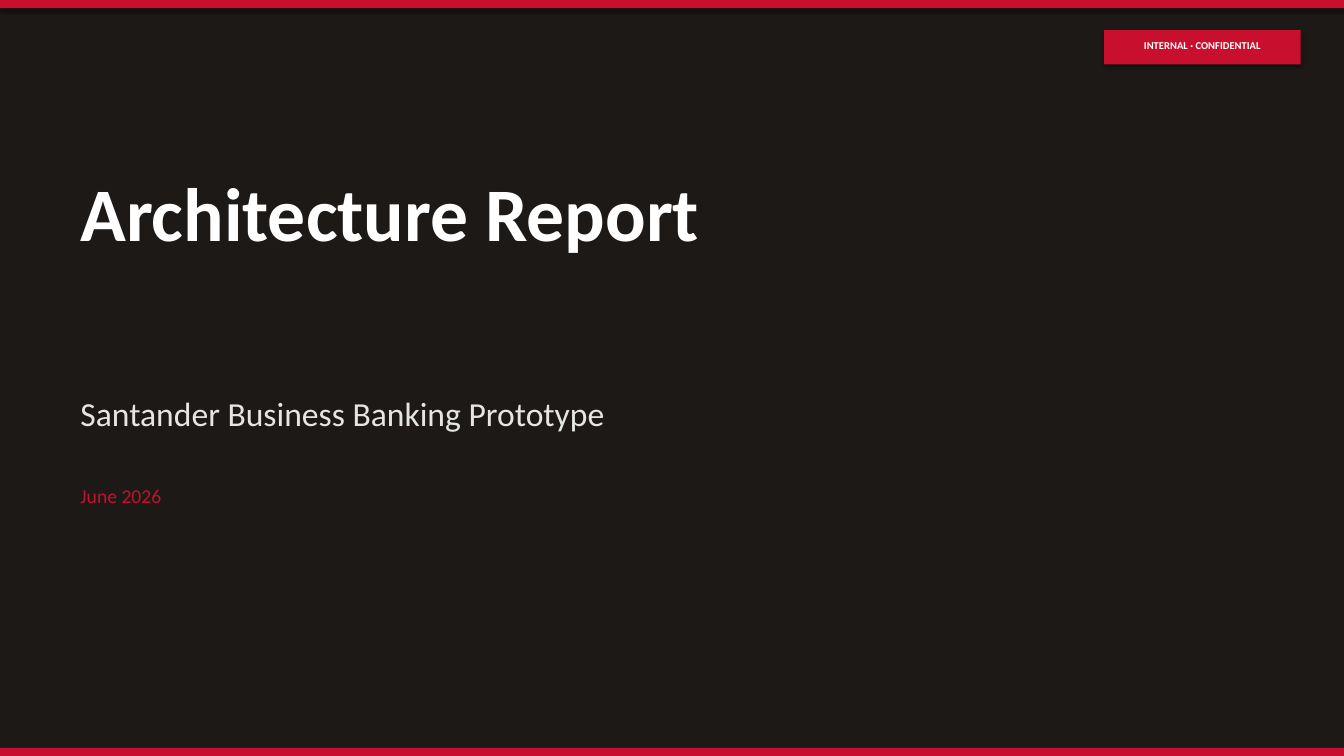
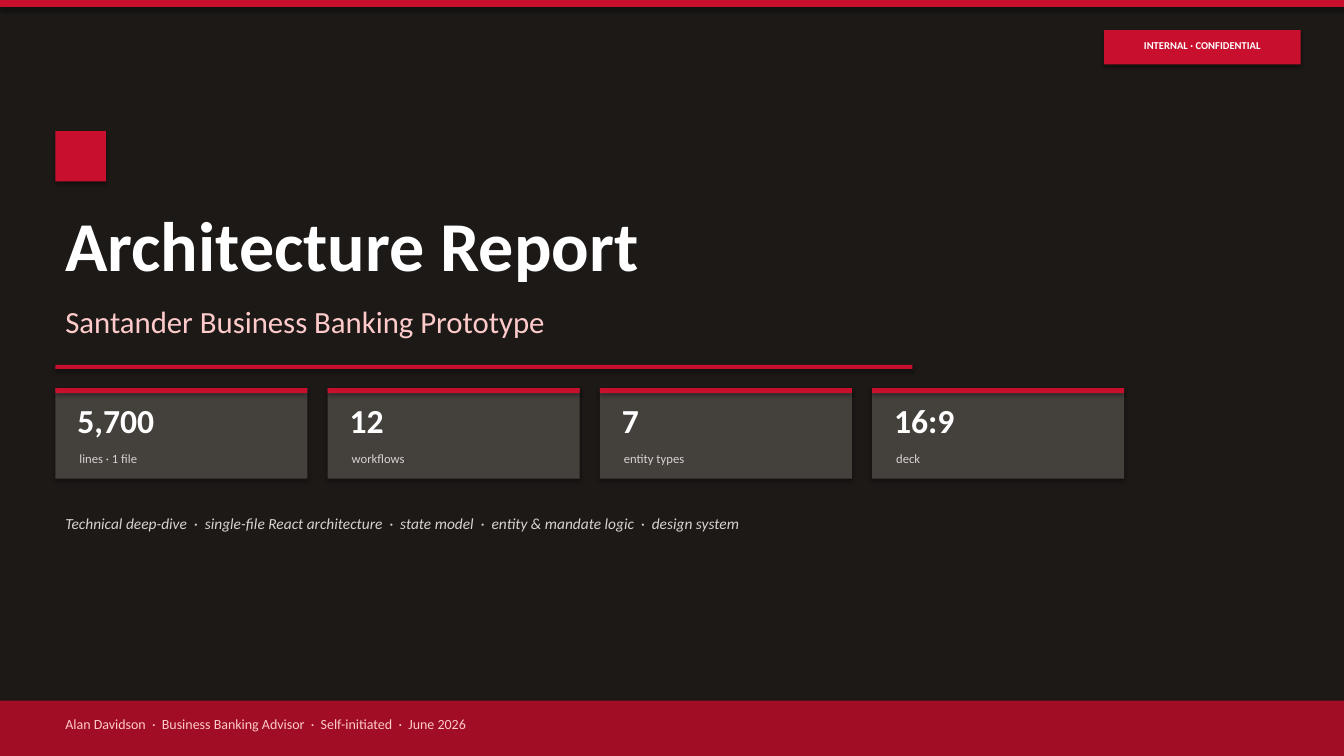
Before and after one commit to imscots-ui/santander, a slide deck: slide 1 of Santander_Architecture.pptx. Drawn at 1344x756 pixels with LibreOffice and Linux fonts; fonts in the diff are those of the drawing. Boxes give left, top, right and bottom in pixels: in the first picture for what was removed or moved away, otherwise in the second. Text is boxed around its words. In the diff, an @@ line names an element or a change of style, - is before the commit and + after.

```diff
--- a/Santander_Architecture.pptx
+++ b/Santander_Architecture.pptx
@@ background #1C1917 to #FFFFFF @@
@@ rectangle added at box(0, 0, 1344, 756), fill #1C1917 @@
@@ rectangle added at box(55, 131, 106, 181), fill #C8102E @@
@@ text "Architecture Report": place and size @@
-text "Architecture Report" at box(80, 188, 699, 253)
+text "Architecture Report" at box(65, 222, 639, 282)
@@ text "Architecture Report" at box(65, 222, 639, 282): size 54 to 50 pt @@
@@ text "Santander Business Banking Prototype": place and size @@
-text "Santander Business Banking Prototype" at box(80, 402, 605, 432)
+text "Santander Business Banking Prototype" at box(65, 311, 544, 339)
@@ text "Santander Business Banking Prototype" at box(65, 311, 544, 339): size 24 to 22 pt, text colour #E5E5E4 to #FECACA @@
@@ rectangle added at box(55, 365, 912, 369), fill #C8102E @@
@@ rectangle added at box(55, 388, 308, 479), fill #44403C @@
@@ rectangle added at box(55, 388, 308, 393), fill #C8102E @@
@@ rectangle added at box(328, 388, 580, 479), fill #44403C @@
@@ rectangle added at box(328, 388, 580, 393), fill #C8102E @@
@@ rectangle added at box(600, 388, 852, 479), fill #44403C @@
@@ rectangle added at box(600, 388, 852, 393), fill #C8102E @@
@@ rectangle added at box(872, 388, 1124, 479), fill #44403C @@
@@ rectangle added at box(872, 388, 1124, 393), fill #C8102E @@
@@ text added at box(77, 411, 154, 438), 24 pt, text #FFFFFF, bold @@
+5,700
@@ text added at box(350, 411, 384, 433), 24 pt, text #FFFFFF, bold @@
+12
@@ text added at box(622, 411, 639, 433), 24 pt, text #FFFFFF, bold @@
+7
@@ text added at box(894, 410, 954, 434), 24 pt, text #FFFFFF, bold @@
+16:9
@@ text added at box(79, 454, 137, 463), 9 pt, text #D6D3D1 @@
+lines · 1 file
@@ text added at box(352, 454, 405, 463), 9 pt, text #D6D3D1 @@
+workflows
@@ text added at box(624, 454, 684, 465), 9 pt, text #D6D3D1 @@
+entity types
@@ text added at box(896, 454, 920, 463), 9 pt, text #D6D3D1 @@
+deck
@@ text removed at box(80, 490, 162, 503) @@
-June 2026
@@ text added at box(65, 518, 739, 532), 11 pt, text #D6D3D1, italic @@
+Technical deep-dive · single-file React architecture · state model · entity & mandate logic · design system
@@ rectangle: place and size @@
-rectangle at box(0, 748, 1344, 756)
+rectangle at box(0, 701, 1344, 756)
@@ rectangle at box(0, 701, 1344, 756): fill #C8102E to #A00D24 @@
@@ text added at box(65, 719, 466, 732), 10 pt, text #FECACA @@
+Alan Davidson · Business Banking Advisor · Self-initiated · June 2026
```
Also in this commit, not shown: 11 other slides changed, 1 other file.
